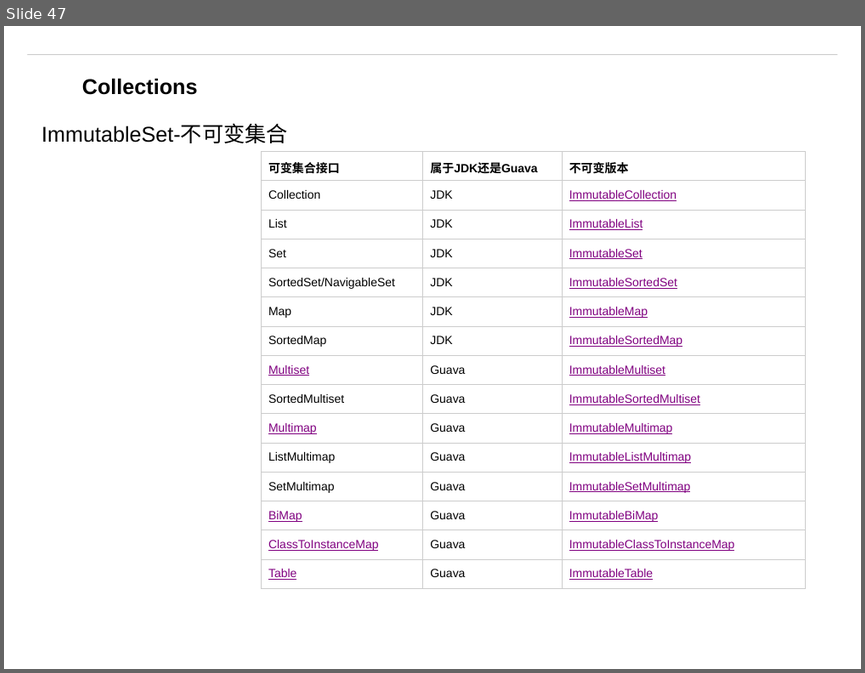
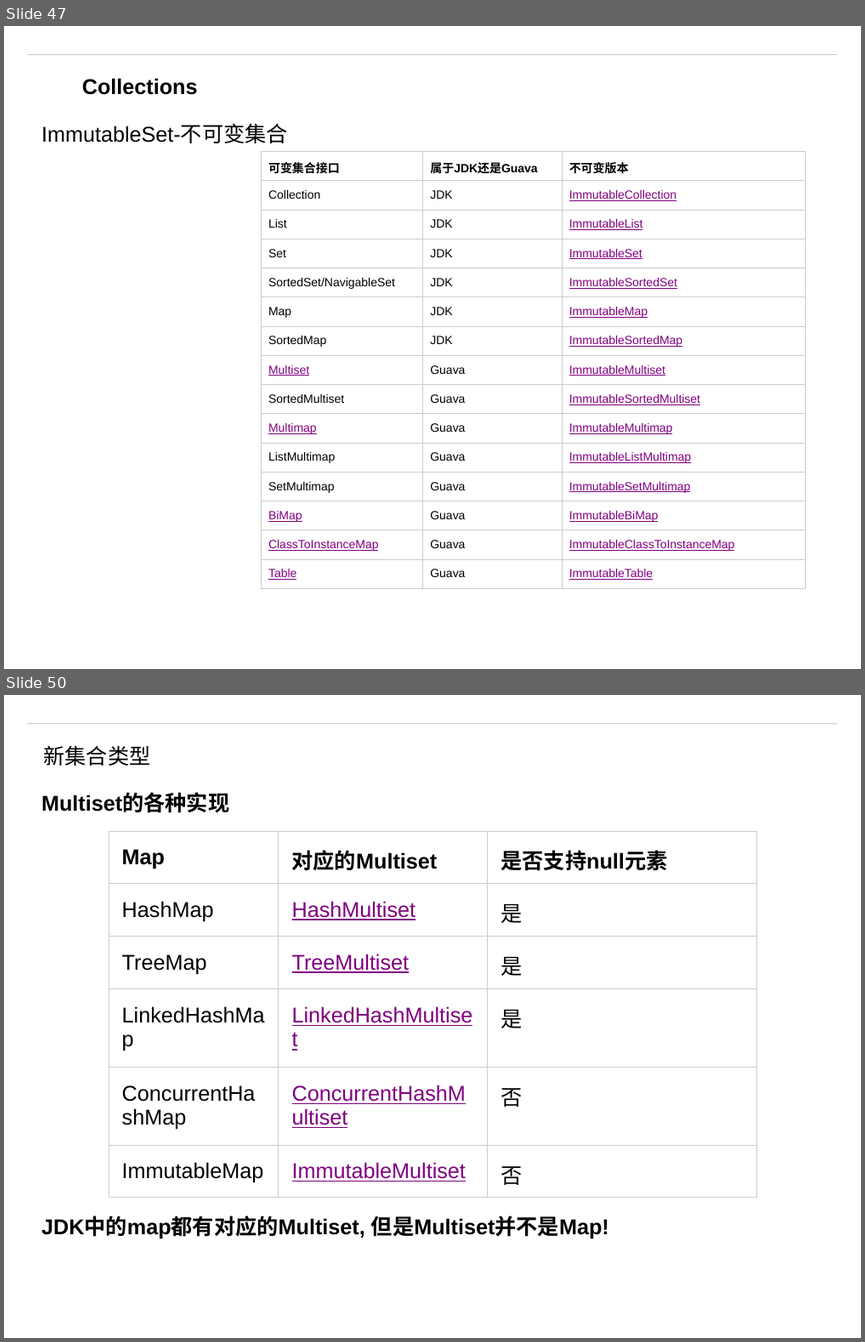
Before and after one commit to matt19870107/Guava, a slide deck: Guava.pptm. Shown one above the other, each under a label of ours: slide 47 before the commit, slides 47 and 50 after it; the slides between them are not shown. The pictures are 865x673 and 865x1342 pixels, drawn with LibreOffice and Linux fonts; fonts in the diff are those of the drawing; background and template pictures are left out. Boxes give left, top, right and bottom in pixels: in the first picture for what was removed or moved away, otherwise in the second. Text is boxed around its words. In the diff, an @@ line names an element or a change of style, - is before the commit and + after.

Commit message:
multiset

```diff
--- a/Guava.pptm
+++ b/Guava.pptm
@@ slide 50 added at (x1=4, y1=695, x2=861, y2=1338), background #FFFFFF; not listed: 1 template element that a slide beside it also shows @@
@@ text added at (x1=44, y1=746, x2=151, y2=766), 18 pt, text #000000 @@
+新集合类型
@@ text added at (x1=41, y1=794, x2=229, y2=813), 18 pt, text #000000, bold @@
+Multiset的各种实现
@@ table added at (x1=109, y1=831, x2=756, y2=1198), 6 rows, 3 columns @@
+Map | 对应的Multiset | 是否支持null元素
+HashMap | HashMultiset | 是
+TreeMap | TreeMultiset | 是
+LinkedHashMap | LinkedHashMultiset | 是
+ConcurrentHashMap | ConcurrentHashMultiset | 否
+ImmutableMap | ImmutableMultiset | 否
@@ text added at (x1=41, y1=1215, x2=609, y2=1239), 18 pt, text #000000, bold @@
+JDK中的map都有对应的Multiset, 但是Multiset并不是Map!
```
Also in this commit, not shown: 3 other slides added, 6 other files.
